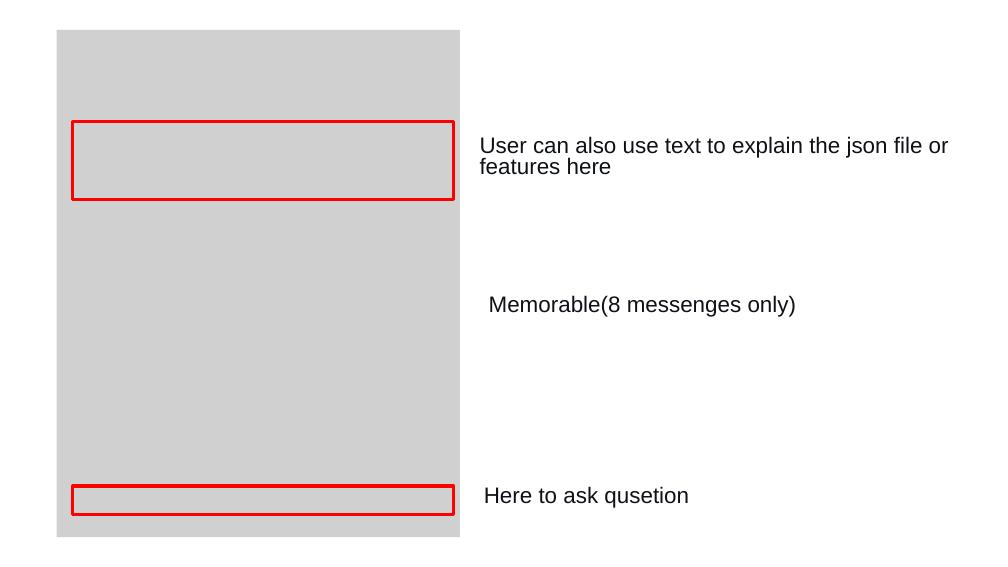
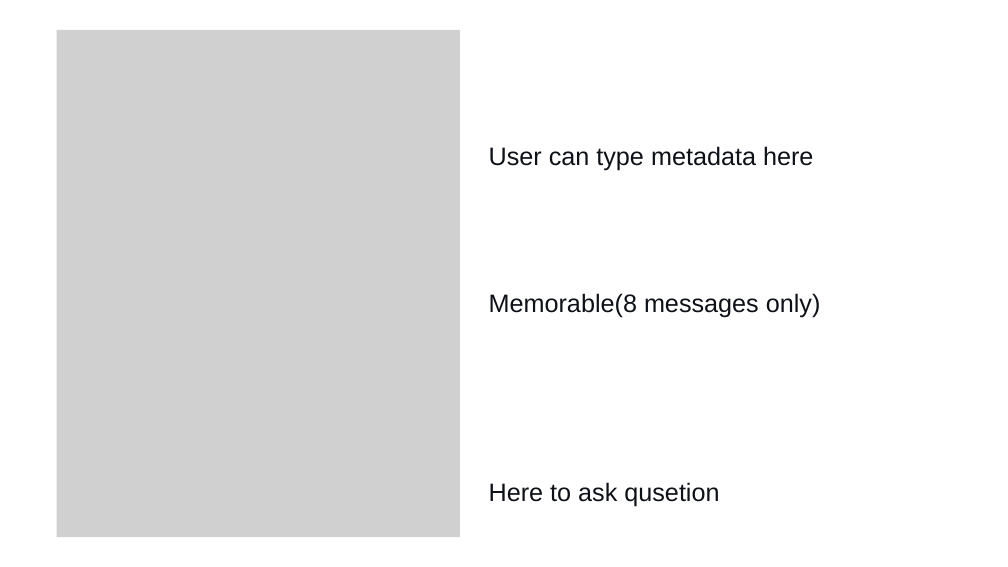
Before and after one commit to LeeMoofon0222/Vizuro_Intern, a slide deck: slide 5 of causalAi_chatBot/Chatbot.pptx. Drawn at 1008x567 pixels with LibreOffice and Linux fonts; fonts in the diff are those of the drawing; grey boxes stand for pictures. Boxes give left, top, right and bottom in pixels: in the first picture for what was removed or moved away, otherwise in the second. Text is boxed around its words. In the diff, an @@ line names an element or a change of style, - is before the commit and + after.

```diff
--- a/causalAi_chatBot/Chatbot.pptx
+++ b/causalAi_chatBot/Chatbot.pptx
@@ rectangle removed at box(73, 122, 454, 200) @@
@@ text at box(489, 146, 813, 171): text changed; size 32 to 36 pt @@
-User can also use text to explain the json file or features here
+User can type metadata here
@@ text at box(489, 293, 821, 318): text changed; size 32 to 36 pt @@
-Memorable(8 messenges only)
+Memorable(8 messages only)
@@ rectangle removed at box(73, 486, 454, 514) @@
@@ text "Here to ask qusetion" at box(489, 482, 719, 507): size 32 to 36 pt @@
```
Also in this commit, not shown: 4 other slides changed, 3 other files.
